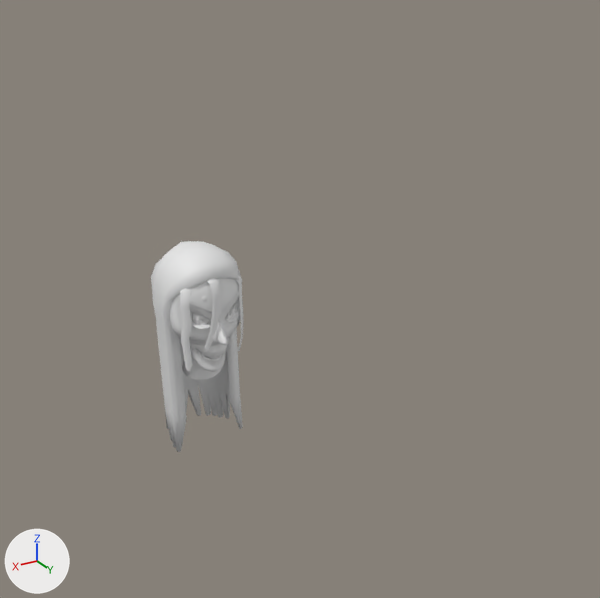
One commit to the Blender file Assets/Models/Witch/Witch.blend: the scene before it, then after it.
Both versions are drawn from a 50 mm lens placed at (8.91, 20.46, 10.17), pointed at (-0.82, 4.24, 2.06). Every picture has the same lights, and +X, +Y and +Z are marked at lower left. Materials are left out; every surface is plain grey.

The first picture shows 'BTeeth', 'Eyes', 'Hair', 'Hair.000', 'Hair.001', 'Head'.
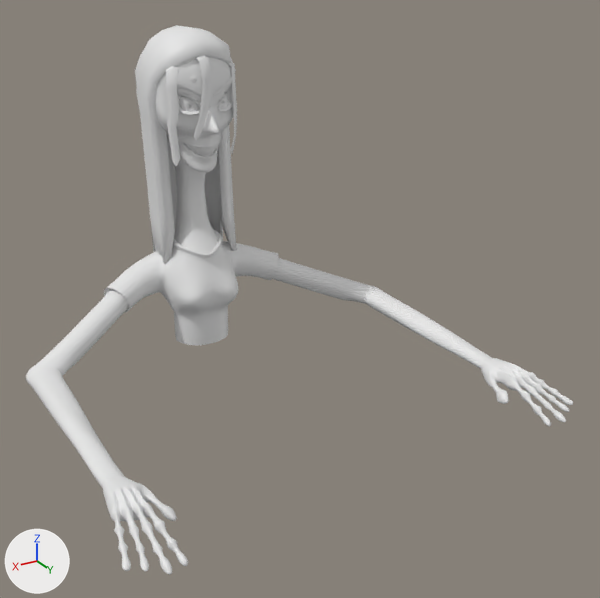
Boxes [x1, y1, x2, y2] around the edits, measured in the pictures (600 x 598 px):
'Witch', added: after [26, 57, 573, 575]
'Hair', moved: before [151, 241, 243, 452]; after [135, 25, 236, 264]
'Head', deleted: before [170, 278, 241, 380]
'Hair.001', moved: before [180, 288, 193, 372]; after [166, 66, 180, 166]
'Hair.000', moved: before [205, 278, 221, 351]; after [194, 55, 211, 141]
'Eyes', mesh moved: before [192, 307, 236, 325]; after [179, 95, 228, 111]
'Hair.002', moved: before [236, 276, 243, 351]; after [229, 61, 237, 155]
'BTeeth', mesh moved: before [197, 349, 221, 359]; after [184, 144, 214, 157]

The change, as a list of edits to the scene's bpy script:
```text
Change me_cube_003:
    where me_cube_003.from_pydata(...)  # 84 vertices, 75 faces; spans x 0.0..6.4, y -16.4..1.0, z -1.2..3.7
    used by ob_bteeth; location = (0.0, 1.02, -0.79); rotation_euler = (-0.73, 0.0, 0.0), in degrees (-42, 0, 0); scale = (0.0715, 0.0397, -0.0818)
    me_cube_003 part 1: the whole mesh is moved by (0.0, -66.8, -54.4)
Change me_sphere:
    where me_sphere.from_pydata(...)  # 97 vertices, 96 faces; spans x -0.089..0.719, y 0.561..1.132, z 0.141..0.974
    used by ob_eyes; location = (0.0, 0.03, 0.0)
    me_sphere part 2: the whole mesh is moved by (0.0, 0.003, 5.879)
Change me_plane_001:
    where me_plane_001.from_pydata(...)  # 21 vertices, 12 faces; spans x -1.01..2.05, y -1.52..1.22, z -7.75..1.86
    used by ob_hair_000; location = (0.1, 1.16, 1.37); scale = (0.215, 0.215, 0.215)
    me_plane_001 part 3: the whole mesh is moved by (0.46, 5.31, 33.8)
Change me_plane_002:
    where me_plane_002.from_pydata(...)  # 24 vertices, 14 faces; spans x -1.01..1.12, y -1.52..1.2, z -9.83..1.86
    used by ob_hair_001; location = (0.8, 0.87, 1.16); rotation_euler = (0.00263, 0.0627, -0.569), in degrees (0.2, 3.6, -33); scale = (0.215, 0.215, 0.215)
    me_plane_002 part 4: the whole mesh is moved by (-1.04, 5.4, 32.81)
Change me_cube_004:
    where me_cube_004.from_pydata(...)  # 427 vertices, 412 faces; spans x -1.19..1.02, y -1.22..1.21, z -3.15..2.29
    used by ob_hair; location = (0.01, -0.29, -0.45); scale = (1.21, 1.21, 1.21)
    me_cube_004 part 5: the whole mesh is moved by (0.01, -0.26, 4.5)
Add me_cube_1:
    me_cube_1.from_pydata(...)  # 1559 vertices, 1504 faces; spans x 0.0..5.65, y -1.62..9.39, z -0.46..8.16
    me_cube_1.polygons.foreach_set('use_smooth', [True] * 1504)
Remove ob_head:
    ob_head = bpy.data.objects.new('Head', me_cube)
    ob_head.location = (0.0, 0.0, 0.0)
    _m = ob_head.modifiers.new('Mirror', 'MIRROR')
    _m.use_clip = True
    _m.merge_threshold = 0.01
    _m = ob_head.modifiers.new('Subdivision', 'SUBSURF')
    _m.use_limit_surface = False
    _m.open_advanced_panel = True
Change ob_hair_000:
    ob_hair_000.location: (0.1, 1.16, 1.37) -> (0.0, 0.0, 0.0)
Change ob_hair_001:
    ob_hair_001.location: (0.8, 0.87, 1.16) -> (0.0, 0.0, 0.0)
Change ob_hair_002:
    ob_hair_002.location: (-0.8, 0.87, 1.16) -> (0.0, 0.0, 0.0)
Change ob_hair:
    ob_hair.location: (0.01, -0.29, -0.45) -> (0.0, 0.0, 0.0)
Add ob_witch:
    ob_witch = bpy.data.objects.new('Witch', me_cube_1)
    ob_witch.location = (0.0, 0.0, 0.0)
    _m = ob_witch.modifiers.new('Mirror', 'MIRROR')
    _m.use_clip = True
    _m.merge_threshold = 0.01
    _m = ob_witch.modifiers.new('Subdivision', 'SUBSURF')
    _m.use_limit_surface = False
    _m.open_advanced_panel = True
```
